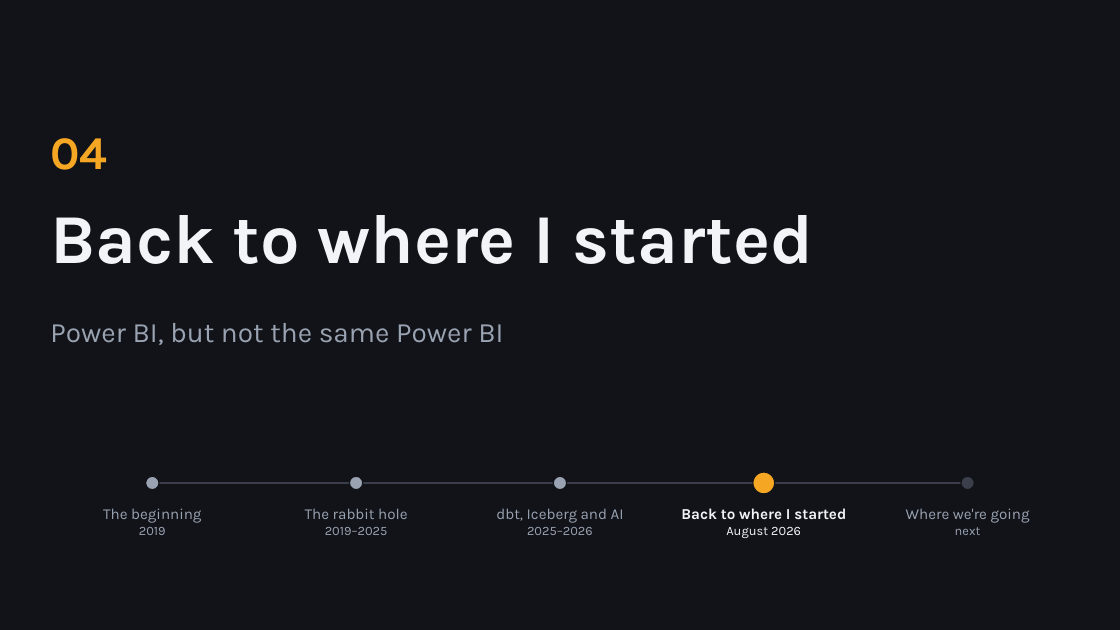
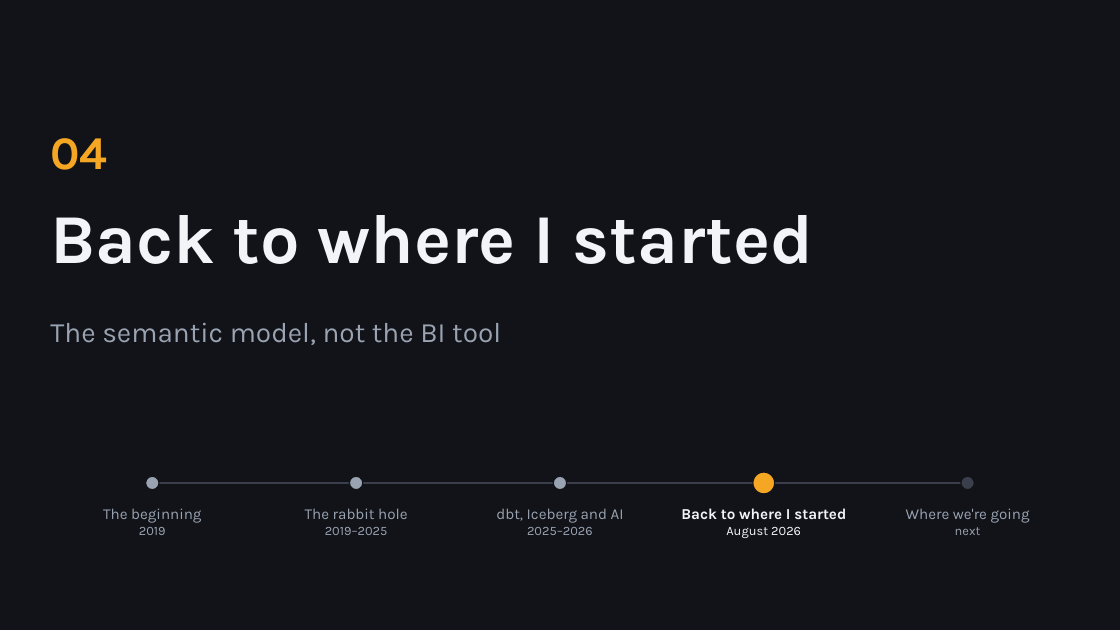
Before and after one commit to djouallah/presentations, a slide deck: slide 17 of analytics-as-code/analytics-as-code.pptx (slide 16 before the commit). Drawn at 1120x630 pixels with LibreOffice and Linux fonts; fonts in the diff are those of the drawing. Boxes give left, top, right and bottom in pixels: in the first picture for what was removed or moved away, otherwise in the second. Text is boxed around its words. In the diff, an @@ line names an element or a change of style, - is before the commit and + after.

```diff
--- a/analytics-as-code/analytics-as-code.pptx
+++ b/analytics-as-code/analytics-as-code.pptx
@@ text at bbox=[50, 323, 501, 345]: text changed @@
-Power BI, but not the same Power BI
+The semantic model, not the BI tool
```
Also in this commit, not shown: 2 slides added, 2 slides removed, 2 other files.
